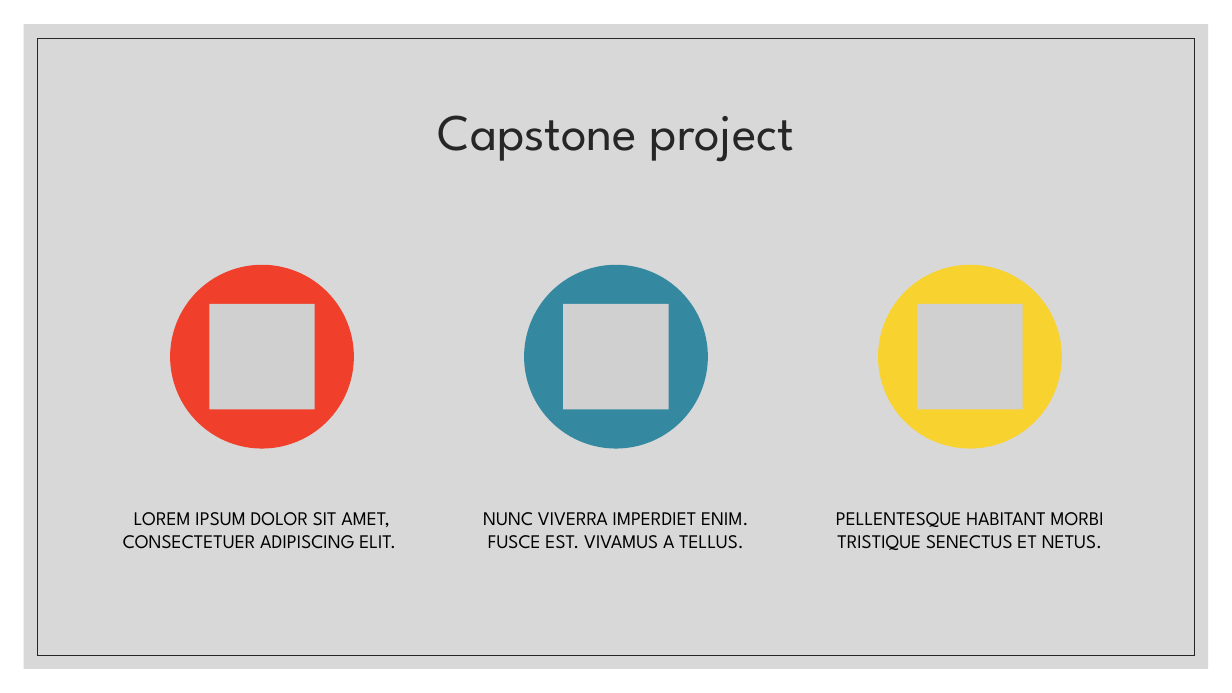
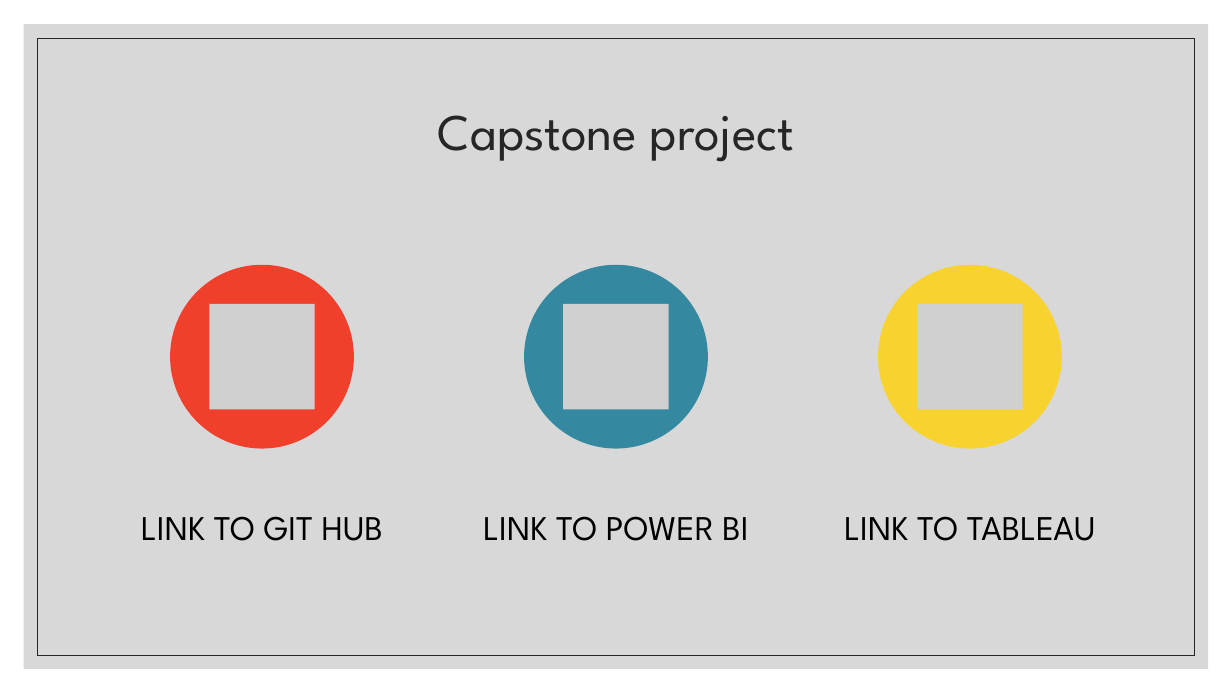
Before and after one commit to annrinTN/capstone_annrumsey, a slide deck: slide 2 of NSS Capstone Ann Rumsey.pptx. Drawn at 1232x693 pixels with LibreOffice and Linux fonts; fonts in the diff are those of the drawing; grey boxes stand for pictures. Boxes give left, top, right and bottom in pixels: in the first picture for what was removed or moved away, otherwise in the second. Text is boxed around its words. In the diff, an @@ line names an element or a change of style, - is before the commit and + after.

```diff
--- a/NSS Capstone Ann Rumsey.pptx
+++ b/NSS Capstone Ann Rumsey.pptx
@@ text at (141,516,383,541): text changed; size 15 to 27 pt @@
-LOREM IPSUM DOLOR SIT AMET, CONSECTETUER ADIPISCING ELIT.
+LINK TO GIT HUB
@@ text at (483,516,748,541): text changed; size 15 to 27 pt @@
-NUNC VIVERRA IMPERDIET ENIM. FUSCE EST. VIVAMUS A TELLUS.
+LINK TO POWER BI
@@ text at (844,516,1096,541): text changed; size 15 to 27 pt @@
-PELLENTESQUE HABITANT MORBI TRISTIQUE SENECTUS ET NETUS.
+LINK TO TABLEAU
```
Also in this commit, not shown: 2 other slides changed, 6 slides added, 1 slide removed, 5 other files.
